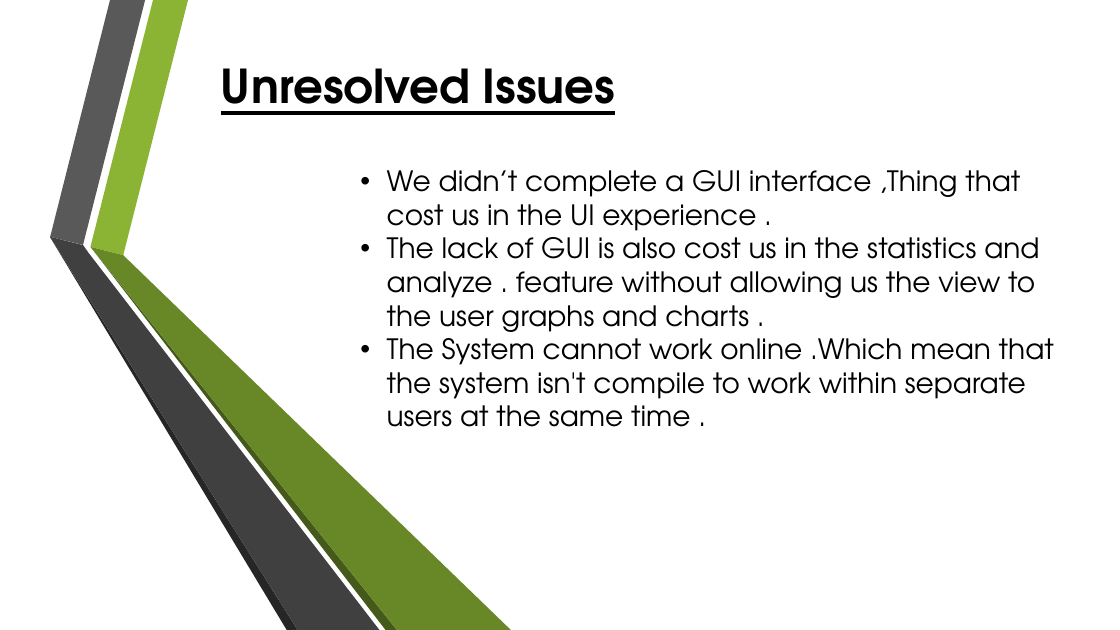
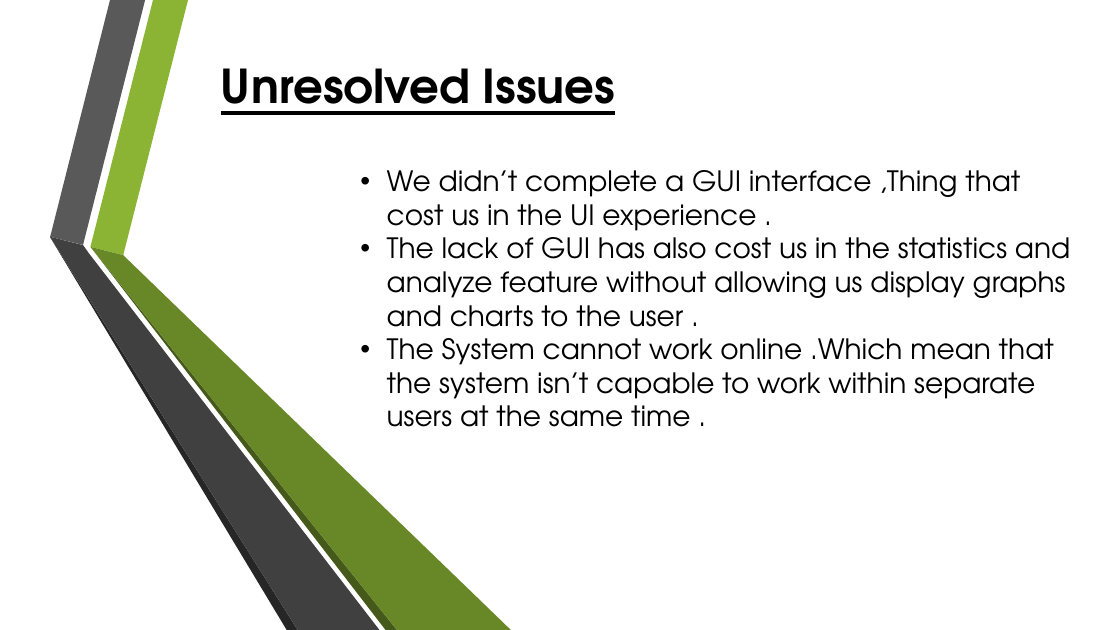
Before and after one commit to SCE-SWE-2018-G3/ticket-management-system, a slide deck: slide 11 of Presentation/TicketMan®.pptx. Drawn at 1120x630 pixels with LibreOffice and Linux fonts; fonts in the diff are those of the drawing; background and template pictures are left out. Boxes give left, top, right and bottom in pixels: in the first picture for what was removed or moved away, otherwise in the second. Text is boxed around its words. In the diff, an @@ line names an element or a change of style, - is before the commit and + after.

```diff
--- a/Presentation/TicketMan®.pptx
+++ b/Presentation/TicketMan®.pptx
@@ text at (387,229,1070,427): text changed @@
-• The lack of GUI is also cost us in the statistics and analyze . feature without allowing us the view to the user graphs and charts .
-• The System cannot work online .Which mean that the system isn't compile to work within separate users at the same time .
+• The lack of GUI has also cost us in the statistics and analyze feature without allowing us display graphs and charts to the user .
+• The System cannot work online .Which mean that the system isn’t capable to work within separate users at the same time .
```
Also in this commit, not shown: 8 other slides changed, 1 other file.
